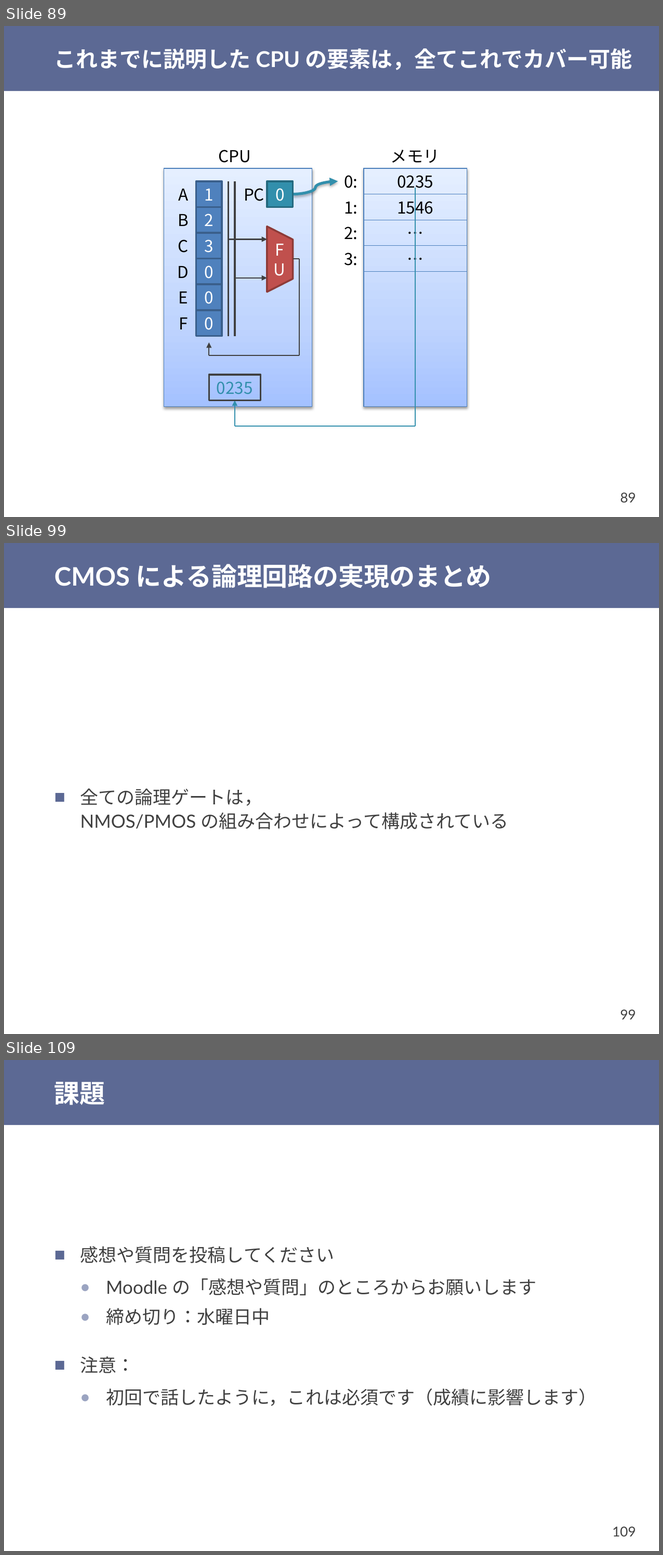
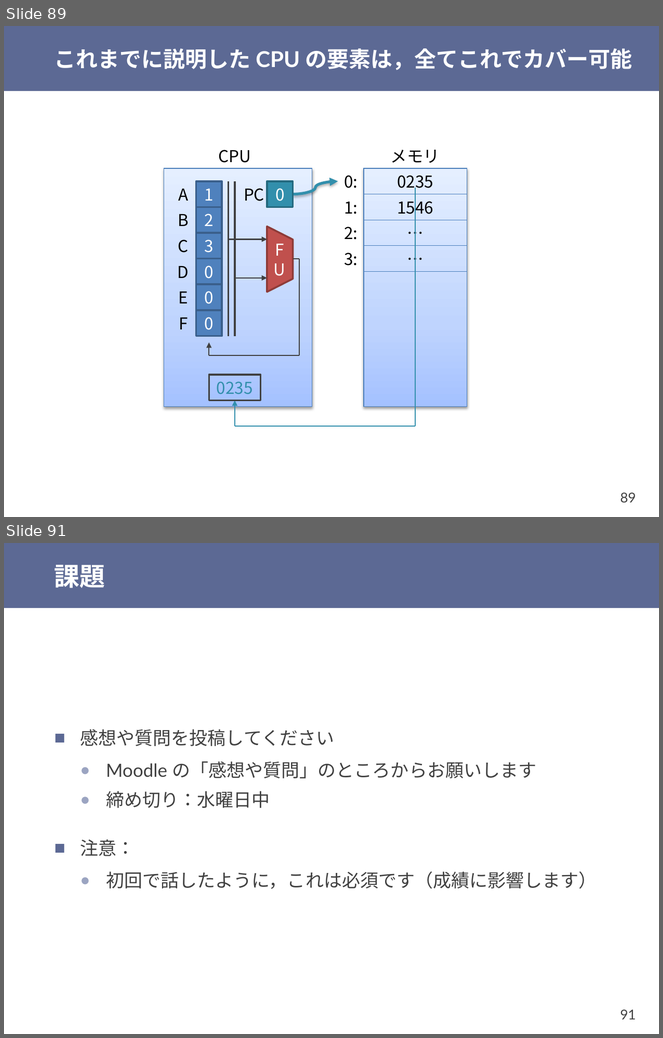
Before and after one commit to shioyadan/otya-computer-architecture-i, a slide deck: cai-shioya-03.pptx. Shown one above the other, each under a label of ours: slides 89, 99 and 109 before the commit, slides 89 and 91 after it; the slides between them are not shown. The pictures are 663x1555 and 663x1038 pixels, drawn with LibreOffice and Linux fonts; fonts in the diff are those of the drawing. Boxes give left, top, right and bottom in pixels: in the first picture for what was removed or moved away, otherwise in the second. Text is boxed around its words. In the diff, an @@ line names an element or a change of style, - is before the commit and + after.

```diff
--- a/cai-shioya-03.pptx
+++ b/cai-shioya-03.pptx
@@ slide 99 removed at bbox=[4, 543, 659, 1034], background #FFFFFF; not listed: 2 template elements that a slide beside it also shows @@
@@ title removed at bbox=[54, 564, 492, 588] @@
-CMOS による論理回路の実現のまとめ
@@ text removed at bbox=[80, 788, 509, 830] @@
-■ 全ての論理ゲートは，
-  NMOS/PMOS の組み合わせによって構成されている
@@ what was slide 109 is now slide 91 @@
@@ page number at bbox=[620, 1010, 636, 1020]: text changed @@
-109
+91
```
Also in this commit, not shown: 3 slides changed, 25 other slides removed, 4 other files.
